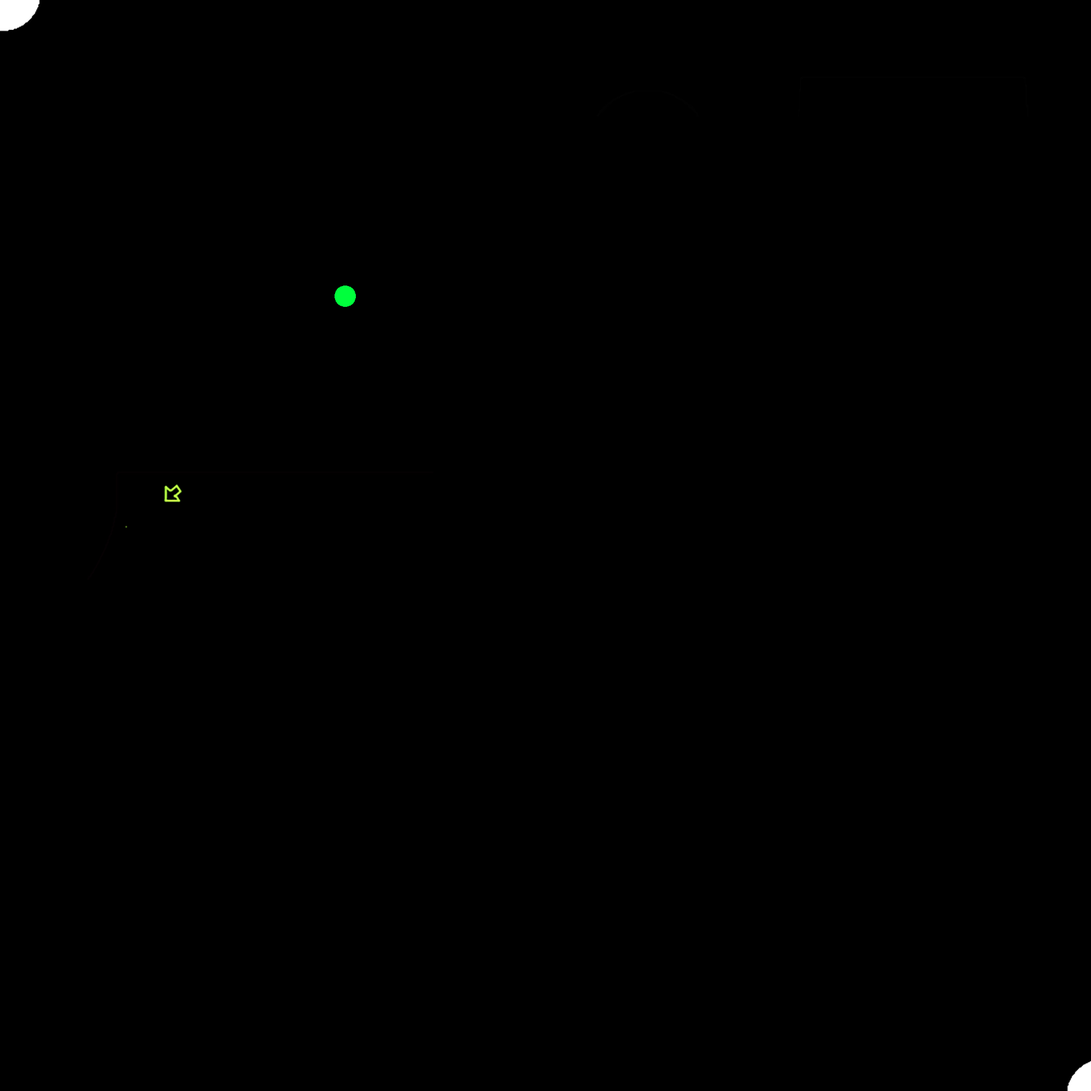
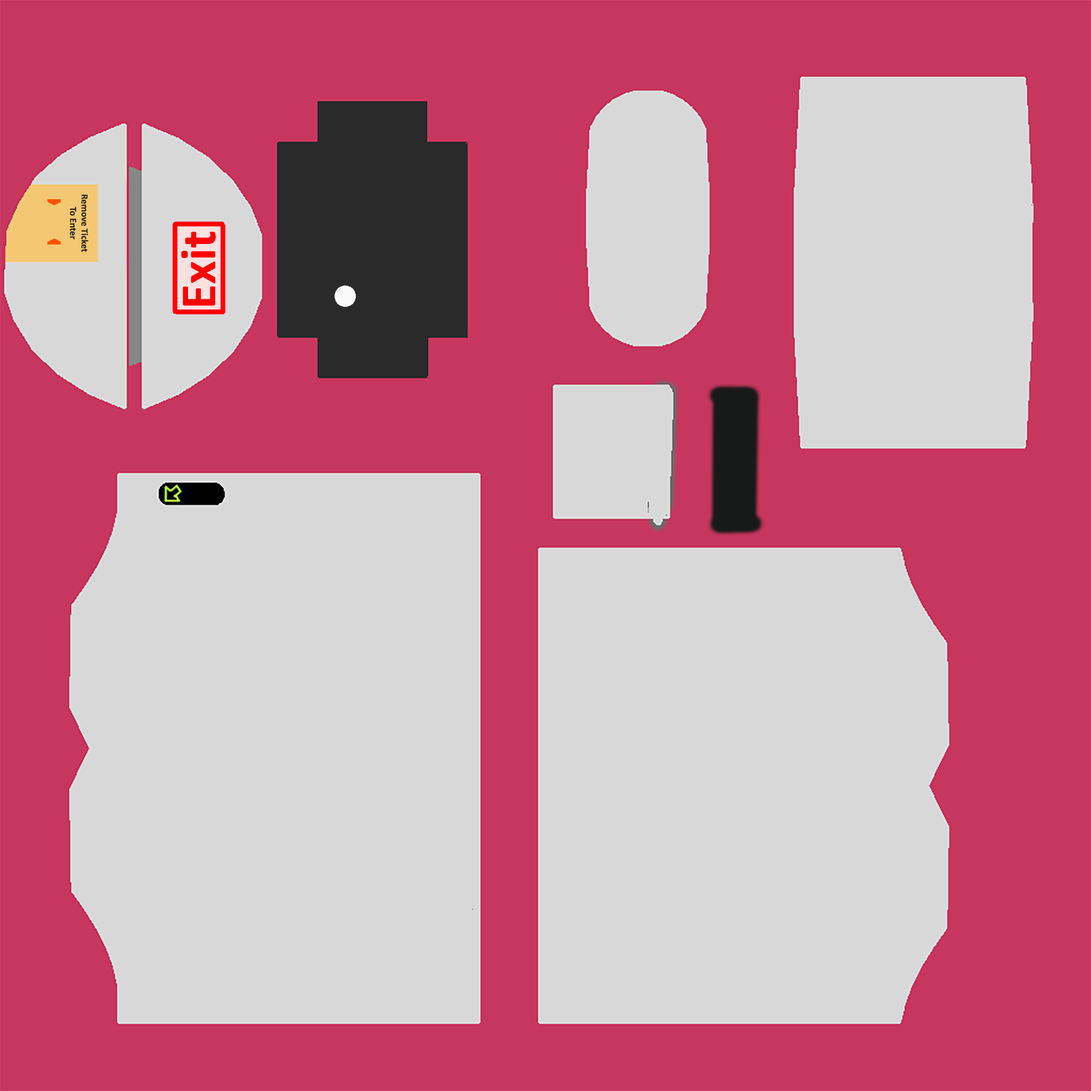
Layers edited between the first and the second (1091, 1091) image:
hid group "Emissive" (3 layers) over [0, 0, 1091, 1091]
added layer "Exit" (2nd of 2, in "Base Color") in group "Base Color" over [181, 231, 216, 306]
painted on "Layer 2" over [172, 221, 226, 315]
